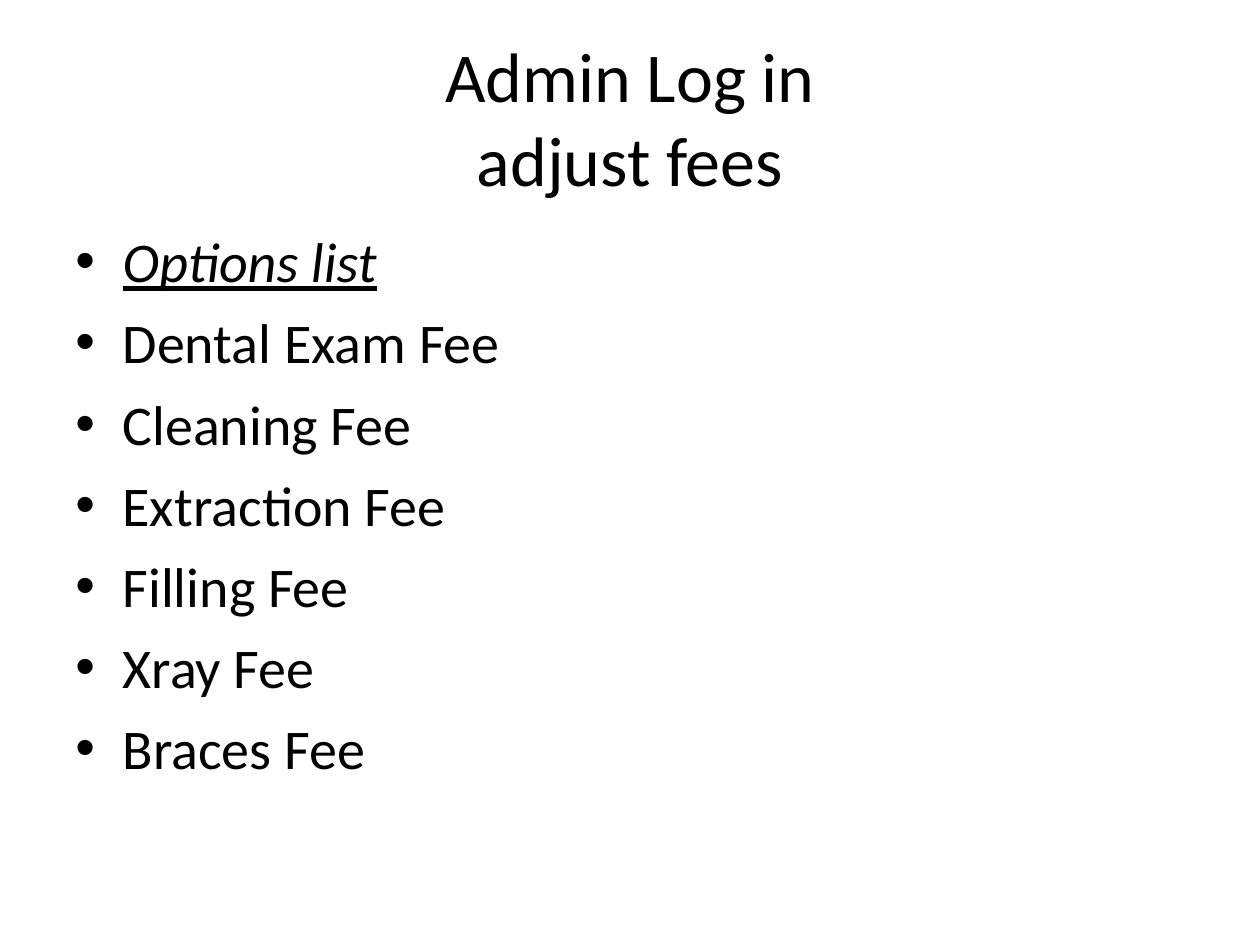
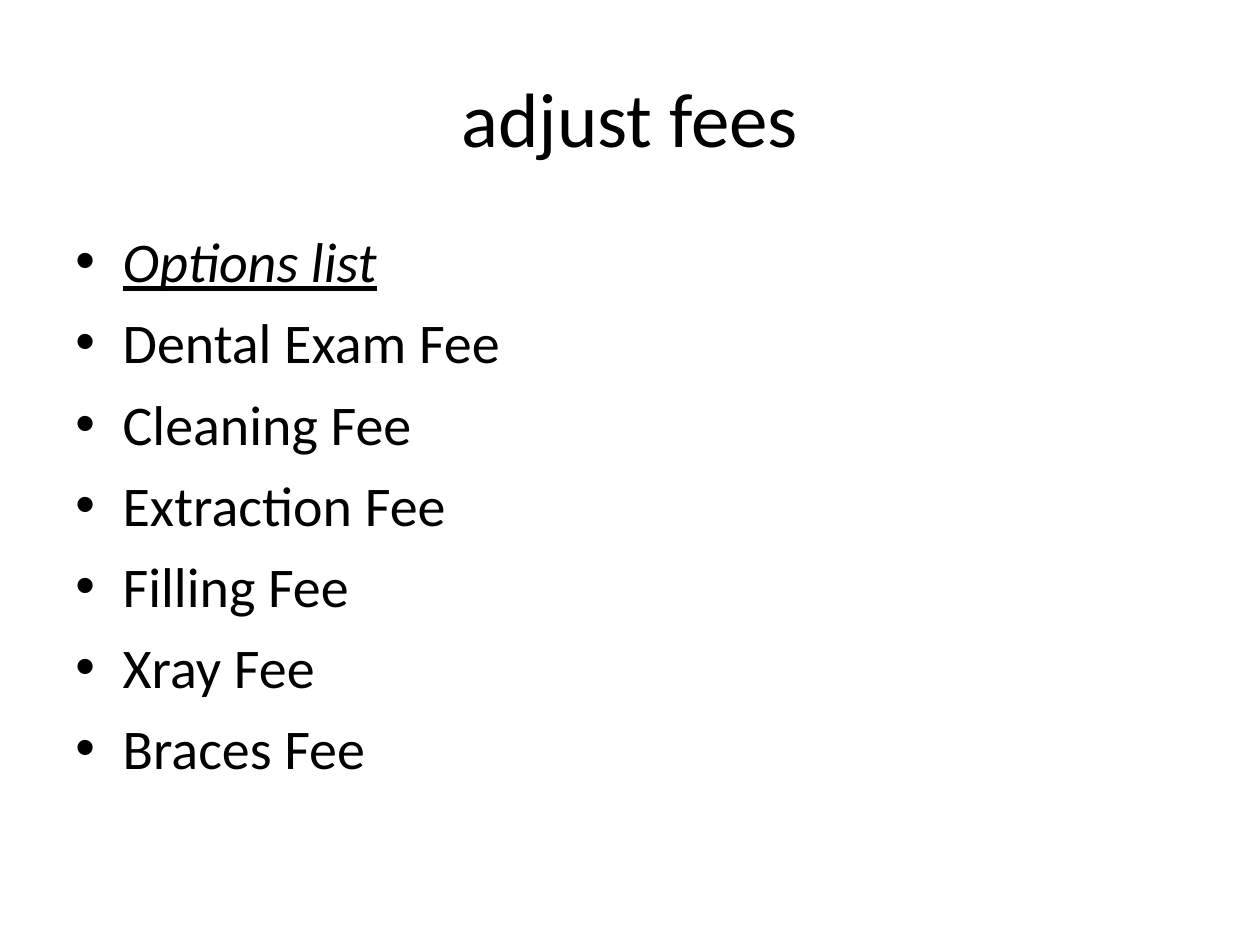
Before and after one commit to jayrulez/mydencen, a slide deck: slide 8 of Docs/project Layout.ppt (slide 6 before the commit). Drawn at 1260x945 pixels with LibreOffice and Linux fonts; fonts in the diff are those of the drawing. Boxes give left, top, right and bottom in pixels: in the first picture for what was removed or moved away, otherwise in the second. Text is boxed around its words. In the diff, an @@ line names an element or a change of style, - is before the commit and + after.

```diff
--- a/Docs/project Layout.ppt
+++ b/Docs/project Layout.ppt
@@ title at (461,93,798,161): text changed; size 40 to 44 pt @@
-Admin Log in
-adjust fees
+adjust fees
```
Also in this commit, not shown: 5 other slides changed, 14 slides added, 14 slides removed.
